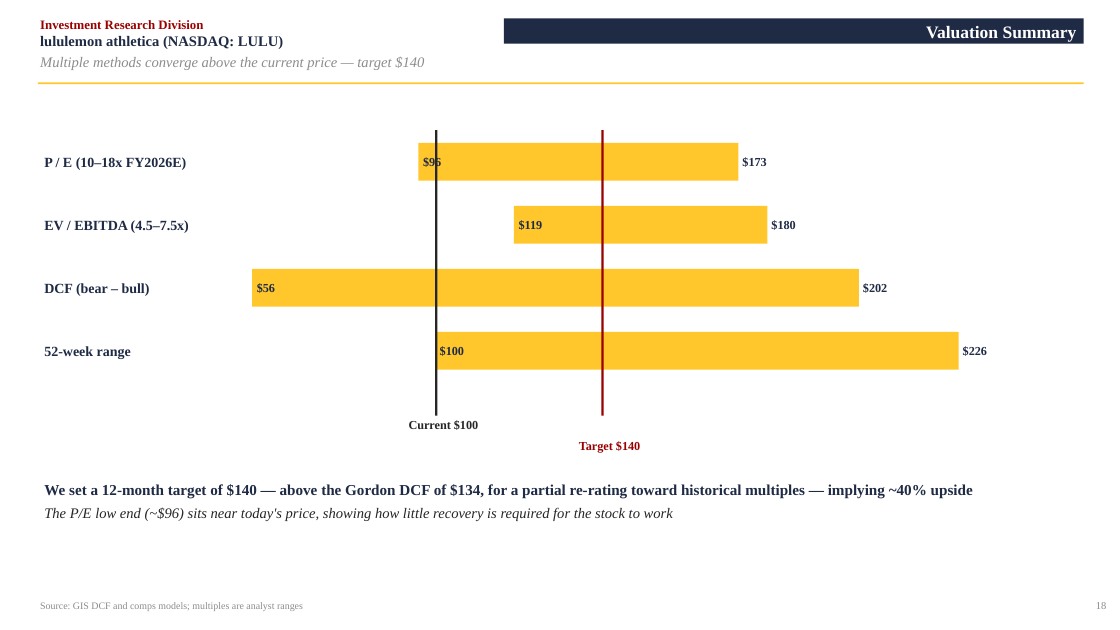
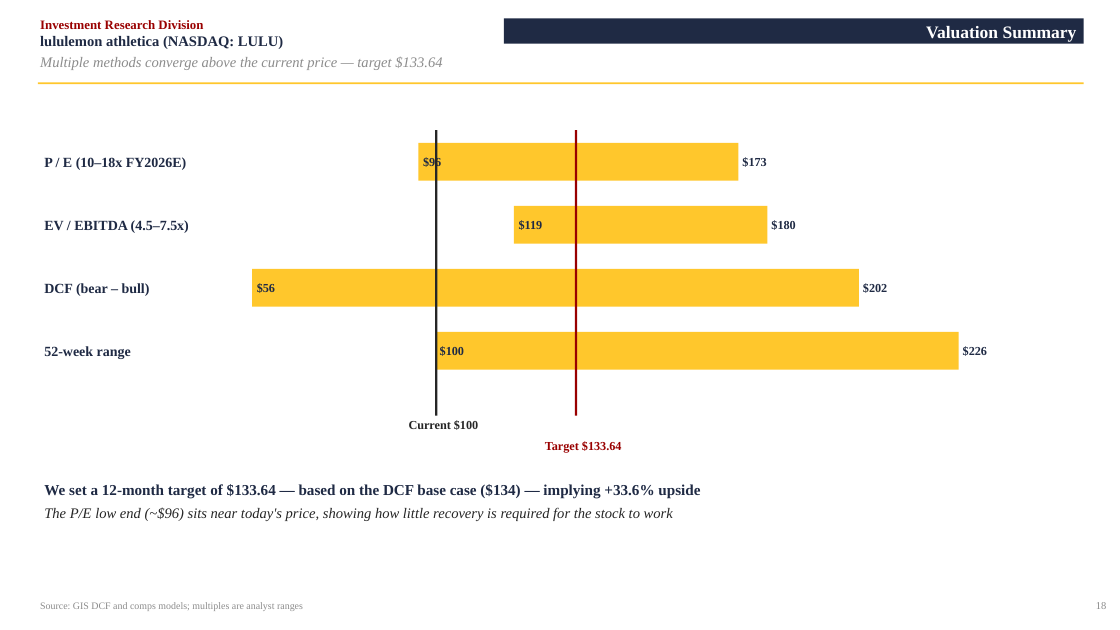
Before and after one commit to vengeanceaiUSC/RM, a slide deck: slide 18 of LULU/LULU_Investment_Pitch_Deck.pptx (slide 19 before the commit). Drawn at 1120x630 pixels with LibreOffice and Linux fonts; fonts in the diff are those of the drawing. Boxes give left, top, right and bottom in pixels: in the first picture for what was removed or moved away, otherwise in the second. Text is boxed around its words. In the diff, an @@ line names an element or a change of style, - is before the commit and + after.

```diff
--- a/LULU/LULU_Investment_Pitch_Deck.pptx
+++ b/LULU/LULU_Investment_Pitch_Deck.pptx
@@ text at (40, 57, 442, 70): text changed @@
-Multiple methods converge above the current price — target $140
+Multiple methods converge above the current price — target $133.64
@@ rectangle: place and size @@
-rectangle at (602, 130, 604, 416)
+rectangle at (575, 130, 577, 416)
@@ text at (545, 441, 622, 453): text changed @@
-Target $140
+Target $133.64
@@ text at (44, 484, 700, 499): text changed @@
-We set a 12-month target of $140 — above the Gordon DCF of $134, for a partial re-rating toward historical multiples — implying ~40% upside
+We set a 12-month target of $133.64 — based on the DCF base case ($134) — implying +33.6% upside
```
Also in this commit, not shown: 1 other slide changed, 12 slides added, 13 slides removed, 3 other files.
